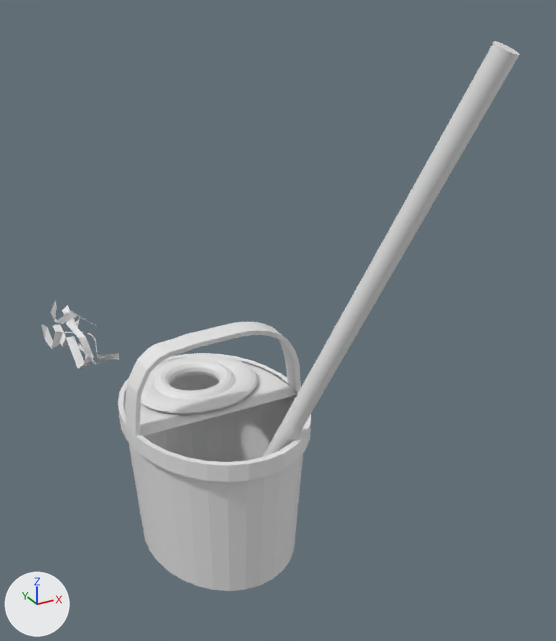
The Blender file Modellen/Scenery/dweil met emmer.blend, before and after one commit.
Both versions are drawn from a camera (50 mm lens) standing at (-1.07, -10.46, 7.36) and looking at (3.46, -2.23, 3.25). Every picture has the same lights, and +X, +Y and +Z are marked at lower left.
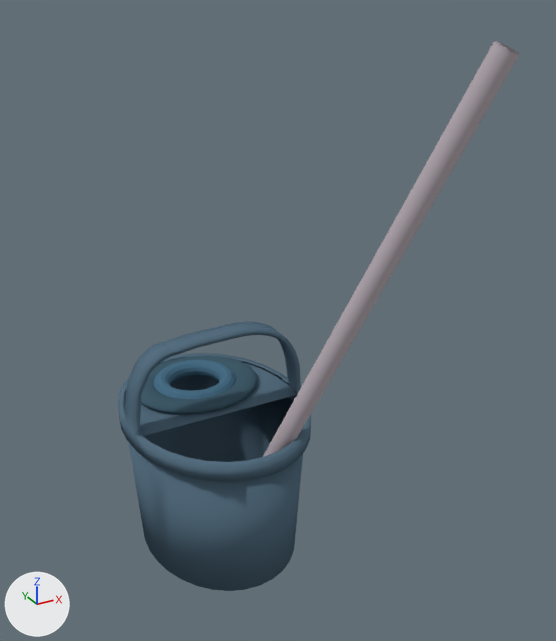
Commit message: dweil met kleur

Changed parts and their boxes [x1, y1, x2, y2] in the pictures (556 x 641 px):
'Cylinder', recoloured, shading changed (grey to blue): [118, 322, 311, 591] in both
'Cylinder.001', recoloured: [263, 41, 520, 457] in both
'Torus', recoloured (white to blue): [141, 356, 258, 414] in both
'Torus.001', recoloured (white to blue): [153, 360, 235, 399] in both
'Icosphere', reshaped (not visible afterwards): before [41, 300, 119, 369]
part 1 of me_icosphere, deleted: before [62, 305, 93, 364]
part 2 of me_icosphere, deleted: before [41, 324, 112, 364]
part 3 of me_icosphere, deleted: before [51, 300, 119, 360]
part 4 of me_icosphere, deleted: before [53, 324, 91, 369]

Patch to the scene script:
```diff
--- a/Modellen/Scenery/dweil met emmer.blend.py
+++ b/Modellen/Scenery/dweil met emmer.blend.py
@@ mat_material @@
+mat_material = bpy.data.materials.new('Material')
+mat_material.use_nodes = True; mat_material.node_tree.nodes.clear()
+_N = mat_material.node_tree.nodes; _L = mat_material.node_tree.links
+n0 = _N.new('ShaderNodeOutputMaterial'); n0.name = 'Material Output'
+n1 = _N.new('ShaderNodeBsdfDiffuse'); n1.name = 'Diffuse BSDF'
+n2 = _N.new('ShaderNodeRGB'); n2.name = 'RGB'
+n2.outputs[0].default_value = (0.094, 0.16, 0.22, 1.0)  # 'Color', blue #566f81
+_L.new(n1.outputs[0], n0.inputs[0])  # 'BSDF' to 'Surface'
+_L.new(n2.outputs[0], n1.inputs[0])  # 'Color' to 'Color'
@@ mat_material_003 @@
+mat_material_003 = bpy.data.materials.new('Material.003')
+mat_material_003.use_nodes = True; mat_material_003.node_tree.nodes.clear()
+_N = mat_material_003.node_tree.nodes; _L = mat_material_003.node_tree.links
+n0 = _N.new('ShaderNodeOutputMaterial'); n0.name = 'Material Output'
+n1 = _N.new('ShaderNodeBsdfDiffuse'); n1.name = 'Diffuse BSDF'
+n2 = _N.new('ShaderNodeRGB'); n2.name = 'RGB'
+n2.outputs[0].default_value = (0.054, 0.108, 0.147, 1.0)  # 'Color', dark blue #425c6b
+_L.new(n1.outputs[0], n0.inputs[0])  # 'BSDF' to 'Surface'
+_L.new(n2.outputs[0], n1.inputs[0])  # 'Color' to 'Color'
@@ mat_material_002 @@
+mat_material_002 = bpy.data.materials.new('Material.002')
+mat_material_002.use_nodes = True; mat_material_002.node_tree.nodes.clear()
+_N = mat_material_002.node_tree.nodes; _L = mat_material_002.node_tree.links
+n0 = _N.new('ShaderNodeOutputMaterial'); n0.name = 'Material Output'
+n1 = _N.new('ShaderNodeBsdfDiffuse'); n1.name = 'Diffuse BSDF'
+n2 = _N.new('ShaderNodeRGB'); n2.name = 'RGB'
+n2.outputs[0].default_value = (0.0674, 0.16, 0.243, 1.0)  # 'Color', blue #496f87
+_L.new(n1.outputs[0], n0.inputs[0])  # 'BSDF' to 'Surface'
+_L.new(n2.outputs[0], n1.inputs[0])  # 'Color' to 'Color'
@@ mat_material_001 @@
+mat_material_001 = bpy.data.materials.new('Material.001')
+mat_material_001.use_nodes = True; mat_material_001.node_tree.nodes.clear()
+_N = mat_material_001.node_tree.nodes; _L = mat_material_001.node_tree.links
+n0 = _N.new('ShaderNodeOutputMaterial'); n0.name = 'Material Output'
+n1 = _N.new('ShaderNodeBsdfDiffuse'); n1.name = 'Diffuse BSDF'
+n2 = _N.new('ShaderNodeRGB'); n2.name = 'RGB'
+n2.outputs[0].default_value = (0.0732, 0.063, 0.0726, 1.0)  # 'Color', dark grey #4c474c
+_L.new(n1.outputs[0], n0.inputs[0])  # 'BSDF' to 'Surface'
+_L.new(n2.outputs[0], n1.inputs[0])  # 'Color' to 'Color'
@@ me_icosphere @@
 me_icosphere.from_pydata(...)  # 160 vertices, 70 faces; spans x -0.26..1.11, y -4.01..1.19, z -1.5..0.43
+# me_icosphere part 1: the loose piece of 18 vertices spanning x -0.03..0.34, y -0.78..1.19, z -0.09..0.32 is deleted
+# me_icosphere part 2: the loose piece of 18 vertices spanning x -0.26..0.42, y -0.86..1.05, z -0.19..0.22 is deleted
+# me_icosphere part 3: the loose piece of 18 vertices spanning x -0.11..0.54, y -0.79..1.11, z -0.05..0.43 is deleted
+# me_icosphere part 4: the loose piece of 10 vertices spanning x -0.07..0.07, y -0.96..1.0, z -0.16..0.16 is deleted
+me_icosphere.materials.append(mat_material_001)
@@ me_cylinder_001 @@
 me_cylinder_001.from_pydata(...)  # 64 vertices, 34 faces; spans x -1.0..1.0, y -1.0..1.0, z -1.0..1.0
+me_cylinder_001.materials.append(mat_material_004)  # grey #b9afb7
@@ me_torus_001 @@
 me_torus_001.from_pydata(...)  # 576 vertices, 576 faces; spans x -1.25..1.25, y -1.25..1.25, z -0.25..0.25
+me_torus_001.materials.append(mat_material_002)
@@ me_torus @@
 me_torus.from_pydata(...)  # 576 vertices, 576 faces; spans x 0.12..1.83, y -3.56..-2.03, z 0.35..0.48
+me_torus.materials.append(mat_material_003)
@@ me_cylinder @@
 me_cylinder.from_pydata(...)  # 391 vertices, 328 faces; spans x -1.17..1.17, y -3.63..-1.28, z -1.0..2.06
 # used by ob_cylinder; location = (2.4, 0.75, 1.37); scale = (1.0, 1.28, 1.0)
+# me_cylinder part 5: all faces are now shaded smooth (328 of 328 changed)
+me_cylinder.materials.append(mat_material)
```
